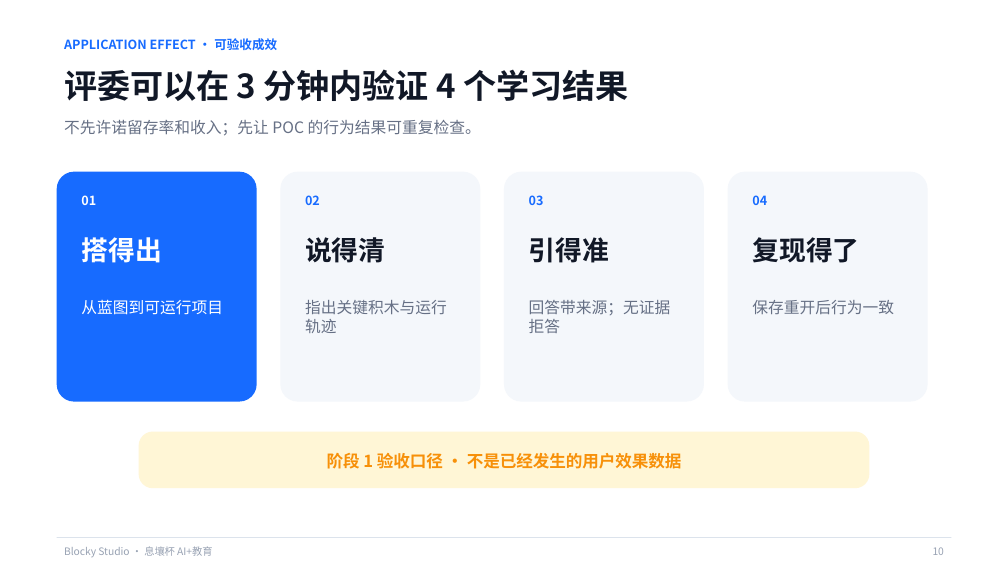
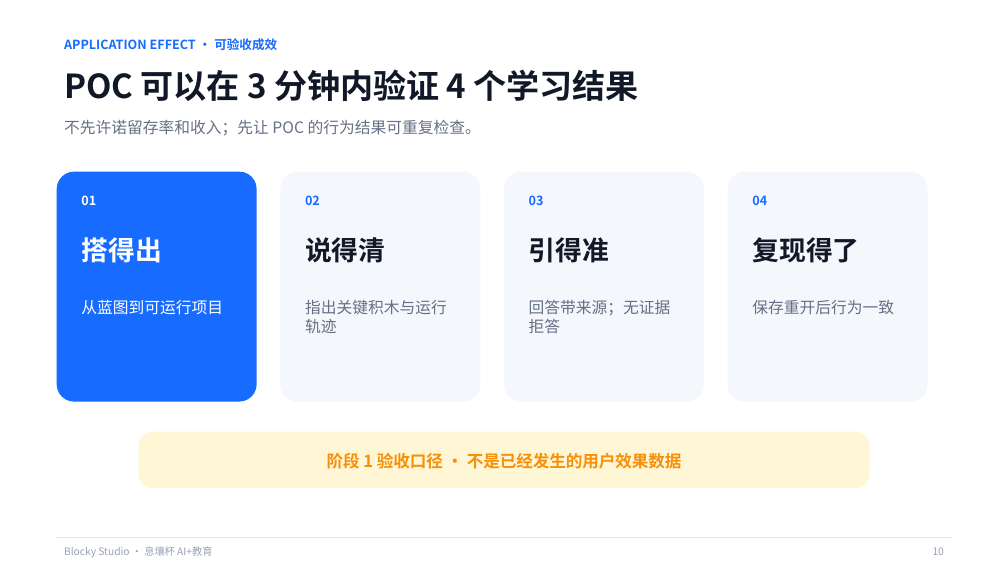
Before and after one commit to q2955161835-debug/Blocky-AI, a slide deck: slide 10 of PPT与商业计划书/Blocky-Studio-息壤杯-AI+教育.pptx. Drawn at 1008x567 pixels with LibreOffice and Linux fonts; fonts in the diff are those of the drawing. Boxes give left, top, right and bottom in pixels: in the first picture for what was removed or moved away, otherwise in the second. Text is boxed around its words. In the diff, an @@ line names an element or a change of style, - is before the commit and + after.

```diff
--- a/PPT与商业计划书/Blocky-Studio-息壤杯-AI+教育.pptx
+++ b/PPT与商业计划书/Blocky-Studio-息壤杯-AI+教育.pptx
@@ text at [64, 69, 639, 101]: text changed @@
-评委可以在 3 分钟内验证 4 个学习结果
+POC 可以在 3 分钟内验证 4 个学习结果
```
Also in this commit, not shown: 1 other file.
